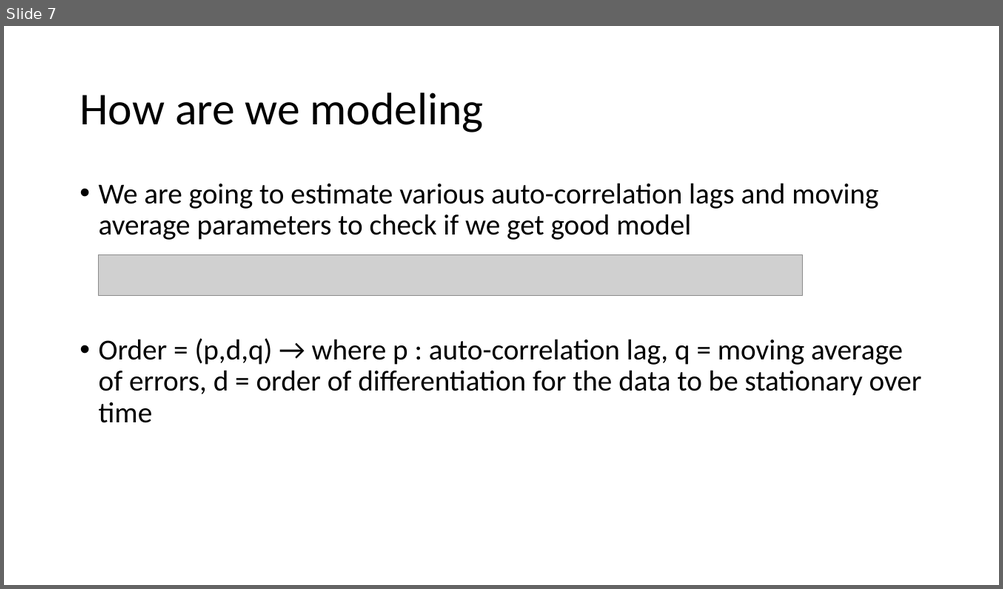
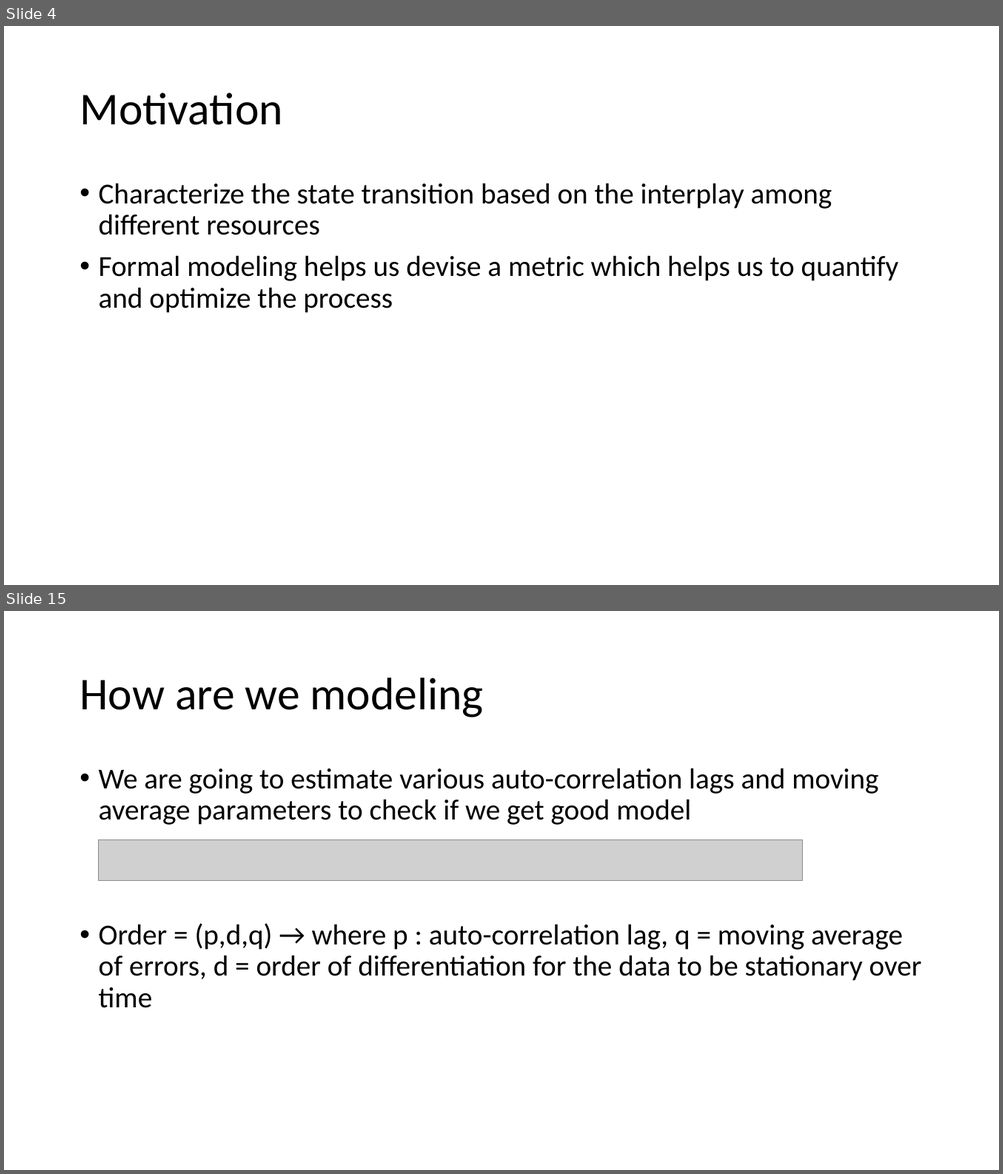
Before and after one commit to dipayan2/ARMAModel, a slide deck: ARIMAX.pptx. Shown one above the other, each under a label of ours: slide 7 before the commit, slides 4 and 15 after it; the slides between them are not shown. The pictures are 1003x589 and 1003x1174 pixels, drawn with LibreOffice and Linux fonts; fonts in the diff are those of the drawing; grey boxes stand for pictures. Boxes give left, top, right and bottom in pixels: in the first picture for what was removed or moved away, otherwise in the second. Text is boxed around its words. In the diff, an @@ line names an element or a change of style, - is before the commit and + after.

```diff
--- a/ARIMAX.pptx
+++ b/ARIMAX.pptx
@@ slide 4 added at (x1=4, y1=26, x2=999, y2=585), background #FFFFFF @@
@@ title added at (x1=79, y1=93, x2=282, y2=125), 44 pt, text #000000 @@
+Motivation
@@ text added at (x1=99, y1=183, x2=899, y2=313), 28 pt, text #000000 @@
+• Characterize the state transition based on the interplay among different resources
+• Formal modeling helps us devise a metric which helps us to quantify and optimize the process
@@ what was slide 7 is now slide 15 @@
```
Also in this commit, not shown: 6 slides changed, 7 other slides added, 3 other files.
